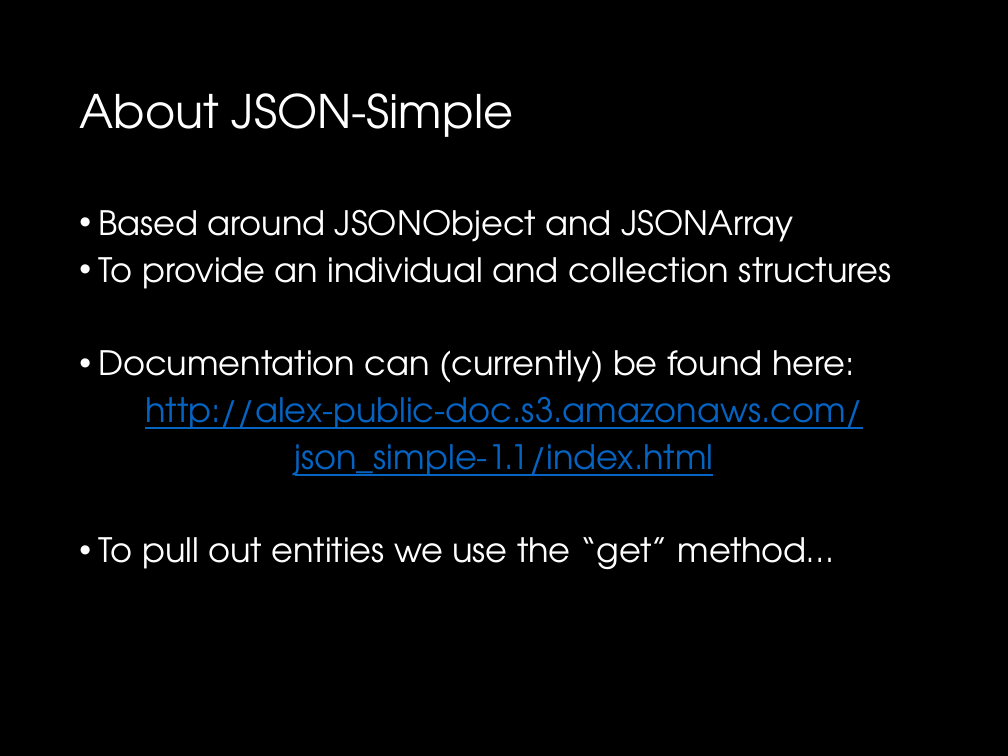
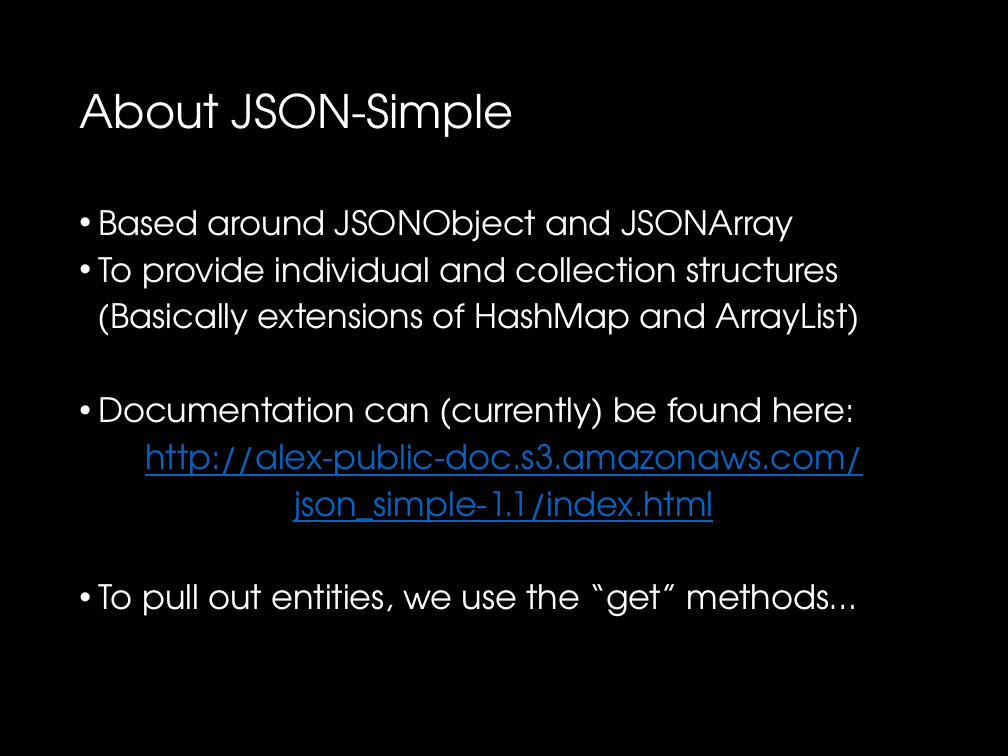
Before and after one commit to drslock/SPE2018, a slide deck: slide 11 of Lecture Slides/15 Spring JSON.pptx. Drawn at 1008x756 pixels with LibreOffice and Linux fonts; fonts in the diff are those of the drawing. Boxes give left, top, right and bottom in pixels: in the first picture for what was removed or moved away, otherwise in the second. Text is boxed around its words. In the diff, an @@ line names an element or a change of style, - is before the commit and + after.

Commit message:
Tweaks

```diff
--- a/Lecture Slides/15 Spring JSON.pptx
+++ b/Lecture Slides/15 Spring JSON.pptx
@@ text at (x1=98, y1=257, x2=860, y2=336): text changed @@
-• To provide an individual and collection structures
+• To provide individual and collection structures
+(Basically extensions of HashMap and ArrayList)
@@ text at (x1=98, y1=584, x2=857, y2=617): text changed @@
-• To pull out entities we use the “get” method…
+• To pull out entities, we use the “get” methods…
```
Also in this commit, not shown: 3 other slides changed.
